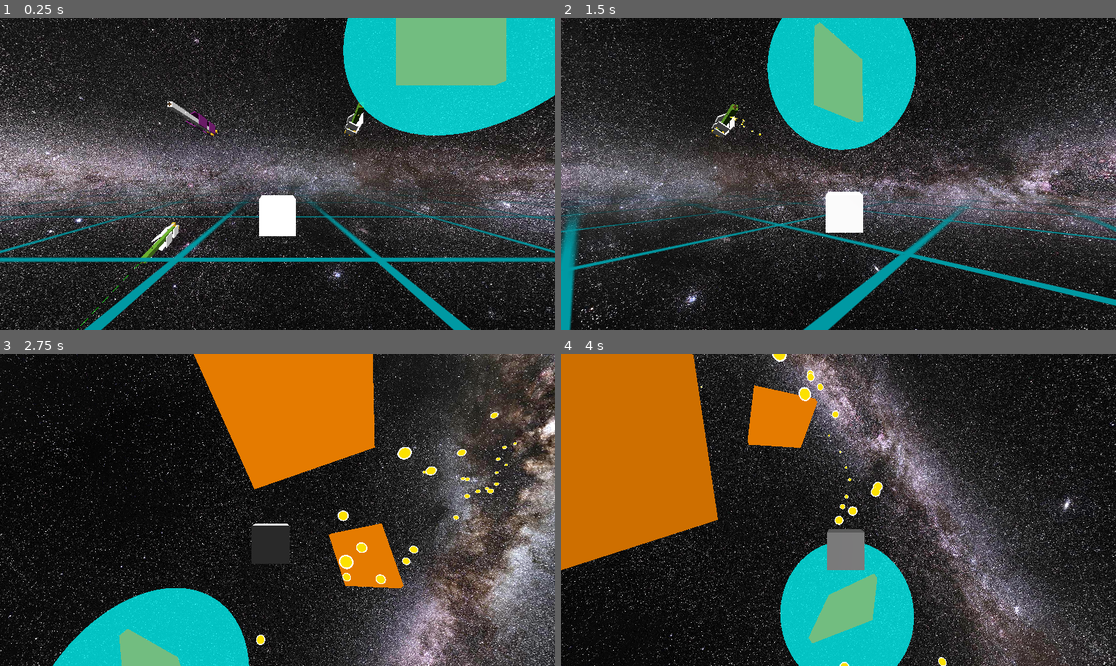
Above: before the commit, frames 1-4 (two rows, left to right).
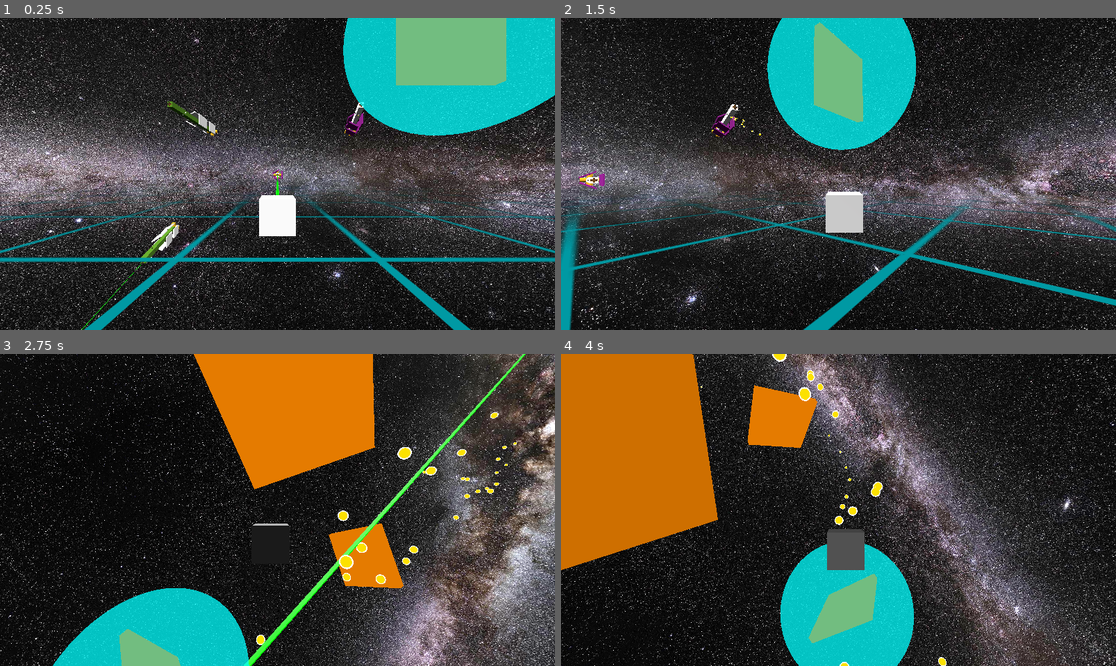
Above: after the commit, the same moments.

Repository: david-andrew/Aberration
Game: Godot game, scene res://world.tscn
The game is run twice, just before and just after one commit, with the same random seed, the same clock (stepped at 60 frames per second) and the same inputs.
Inputs:
- Up to frame 1 (0.25 s): no input
- Up to frame 2 (1.5 s): hold Right (right) 0.53-1.28 s; hold A (a) 0.53-1.28 s; tap D (d) at 0.8, 1.35 s; hold Down (down) from 1.28 s (still down)
- Up to frame 3 (2.75 s): tap E (e) at 1.55 s; release Down (down) at 2.03 s; hold Right (right) from 2.03 s (still down); hold E (e) from 2.03 s (still down); tap S (s) at 2.3 s
- Up to frame 4 (4 s): release Right (right) at 2.78 s; release E (e) at 2.78 s; hold Up (up) 2.78-3.53 s; tap S (s) at 2.85 s; tap Space (space) at 3.05 s; hold Left (left) from 3.53 s (still down); hold Space (space) from 3.53 s (still down); tap W (w) at 3.8 s

The runs differ from the first frame. In frame 1, 0.6% of the frame differs, in the area x 13-66%, y 26-100%; in frame 2, 1.2%, in the area x 3-55%, y 27-69%; in frame 3, 1.0%; in frame 4, 0.8%.

Commit message:
some cleanup

Diff:
--- a/TeamID.gd
+++ b/TeamID.gd
@@ -1,3 +1,4 @@
+@tool
 extends Node
 class_name TeamID
 
--- a/scenes/cannon_module.tscn
+++ b/scenes/cannon_module.tscn
@@ -1,7 +1,7 @@
 [gd_scene load_steps=11 format=3 uid="uid://krx06wutmib7"]
 
+[ext_resource type="Script" path="res://scripts/cannon_module.gd" id="1_2komf"]
 [ext_resource type="PackedScene" uid="uid://bwxo76t5hck46" path="res://scenes/health.tscn" id="1_gvrty"]
-[ext_resource type="Script" path="res://scenes/cannon_module.gd" id="1_hxdcm"]
 
 [sub_resource type="StandardMaterial3D" id="StandardMaterial3D_jaaag"]
 albedo_color = Color(0, 0, 0, 1)
@@ -32,7 +32,9 @@
 height = 100.0
 
 [node name="CannonModule" type="RigidBody3D"]
-script = ExtResource("1_hxdcm")
+max_contacts_reported = 10
+contact_monitor = true
+script = ExtResource("1_2komf")
 
 [node name="MeshInstance3D" type="MeshInstance3D" parent="."]
 mesh = SubResource("SphereMesh_67ye5")
--- a/scenes/large_ship.tscn
+++ b/scenes/large_ship.tscn
@@ -19,9 +19,10 @@
 material = SubResource("StandardMaterial3D_0ohm0")
 size = Vector3(4, 4, 100)
 
-[node name="LargeShipCore" type="RigidBody3D"]
-transform = Transform3D(1, 0, 0, 0, 1, 0, 0, 0, 1, 0, 0, 0)
+[node name="LargeShip" type="RigidBody3D"]
 mass = 100.0
+max_contacts_reported = 10
+contact_monitor = true
 script = ExtResource("1_7uk6x")
 
 [node name="CollisionShape3D" type="CollisionShape3D" parent="."]
@@ -34,60 +35,100 @@
 MAX_HEALTH = 200
 
 [node name="ArmorModule" parent="." instance=ExtResource("3_xr7yb")]
+max_contacts_reported = 10
+contact_monitor = true
 
 [node name="ArmorModule2" parent="." instance=ExtResource("3_xr7yb")]
 transform = Transform3D(0.5, -0.866025, 0, 0.866025, 0.5, 0, 0, 0, 1, -1.57418, -4.6682, 0)
+max_contacts_reported = 10
+contact_monitor = true
 
 [node name="ArmorModule3" parent="." instance=ExtResource("3_xr7yb")]
 transform = Transform3D(-0.5, -0.866025, 0, 0.866025, -0.5, 0, 0, 0, 1, -2.07912, 4.28951, 0)
+max_contacts_reported = 10
+contact_monitor = true
 
 [node name="ArmorModule4" parent="." instance=ExtResource("3_xr7yb")]
 transform = Transform3D(1, 0, 0, 0, 1, 0, 0, 0, 1, 6.1257, 0, -30)
+max_contacts_reported = 10
+contact_monitor = true
 
 [node name="ArmorModule5" parent="." instance=ExtResource("3_xr7yb")]
 transform = Transform3D(0.5, -0.866025, 0, 0.866025, 0.5, 0, 0, 0, 1, -1.57418, -4.6682, -30)
+max_contacts_reported = 10
+contact_monitor = true
 
 [node name="ArmorModule6" parent="." instance=ExtResource("3_xr7yb")]
 transform = Transform3D(-0.5, -0.866025, 0, 0.866025, -0.5, 0, 0, 0, 1, -2.07912, 4.28951, -30)
+max_contacts_reported = 10
+contact_monitor = true
 
 [node name="PowerModule" parent="." instance=ExtResource("4_fs17n")]
 transform = Transform3D(1, 0, 0, 0, 1, 0, 0, 0, 1, 0, 4, -48)
+max_contacts_reported = 10
+contact_monitor = true
 
 [node name="PowerModule5" parent="." instance=ExtResource("4_fs17n")]
 transform = Transform3D(1, 0, 0, 0, -4.37114e-08, 1, 0, -1, -4.37114e-08, 0, 0, -52)
+max_contacts_reported = 10
+contact_monitor = true
 
 [node name="PowerModule2" parent="." instance=ExtResource("4_fs17n")]
 transform = Transform3D(-4.37114e-08, 1, 0, -1, -4.37114e-08, 0, 0, 0, 1, 4, -0.19928, -48.0294)
+max_contacts_reported = 10
+contact_monitor = true
 
 [node name="PowerModule3" parent="." instance=ExtResource("4_fs17n")]
 transform = Transform3D(-4.37114e-08, 1, 0, -1, -4.37114e-08, 0, 0, 0, 1, -4, -0.19928, -48.0294)
+max_contacts_reported = 10
+contact_monitor = true
 
 [node name="PowerModule4" parent="." instance=ExtResource("4_fs17n")]
 transform = Transform3D(1, 0, 0, 0, 1, 0, 0, 0, 1, 0, -3.19928, -48.0294)
+max_contacts_reported = 10
+contact_monitor = true
 
 [node name="LaserModule" parent="." instance=ExtResource("5_4k6wk")]
 transform = Transform3D(1, 0, 0, 0, 1, 0, 0, 0, 1, 0, 0, 50)
+max_contacts_reported = 10
+contact_monitor = true
 
 [node name="LaserModule2" parent="." instance=ExtResource("5_4k6wk")]
 transform = Transform3D(1, 0, 0, 0, 1, 0, 0, 0, 1, -1, 0, 50)
+max_contacts_reported = 10
+contact_monitor = true
 
 [node name="LaserModule3" parent="." instance=ExtResource("5_4k6wk")]
 transform = Transform3D(1, 0, 0, 0, 1, 0, 0, 0, 1, 1, 0, 50)
+max_contacts_reported = 10
+contact_monitor = true
 
 [node name="LaserModule4" parent="." instance=ExtResource("5_4k6wk")]
 transform = Transform3D(1, 0, 0, 0, 1, 0, 0, 0, 1, 0, 1, 50)
+max_contacts_reported = 10
+contact_monitor = true
 
 [node name="LaserModule5" parent="." instance=ExtResource("5_4k6wk")]
 transform = Transform3D(1, 0, 0, 0, 1, 0, 0, 0, 1, 0, -1, 50)
+max_contacts_reported = 10
+contact_monitor = true
 
 [node name="CannonModule" parent="." instance=ExtResource("6_yv72x")]
 transform = Transform3D(-4.37114e-08, 0, -1, 0, 1, 0, 1, 0, -4.37114e-08, 2, 0, 29.0368)
+max_contacts_reported = 10
+contact_monitor = true
 
 [node name="CannonModule2" parent="." instance=ExtResource("6_yv72x")]
 transform = Transform3D(1, 0, 0, 0, -4.37114e-08, -1, 0, 1, -4.37114e-08, 0, 2, 29)
+max_contacts_reported = 10
+contact_monitor = true
 
 [node name="CannonModule3" parent="." instance=ExtResource("6_yv72x")]
 transform = Transform3D(2.98023e-08, 4.37114e-08, 1, 1, -8.88178e-16, -2.98023e-08, 0, 1, -4.37114e-08, -2, 0, 29)
+max_contacts_reported = 10
+contact_monitor = true
 
 [node name="CannonModule4" parent="." instance=ExtResource("6_yv72x")]
 transform = Transform3D(-1, -1.02251e-15, -1.39091e-08, -1.39091e-08, 4.37114e-08, 1, 0, 1, -4.37114e-08, 0, -2, 29)
+max_contacts_reported = 10
+contact_monitor = true
--- a/scripts/Health.gd
+++ b/scripts/Health.gd
@@ -1,3 +1,4 @@
+@tool
 extends Node
 class_name Health
 
--- a/scenes/cannon_module.gd
+++ b/scripts/cannon_module.gd
@@ -95,7 +95,6 @@
 
 func shoot_bullet():
 	if Time.get_ticks_msec() - last_shot_time > (1000 / SHOOT_FREQUENCY):
-		print('shooting at player ', Time.get_ticks_msec())
 		var bullet = BULLET.instantiate()
 		GameMaster.current_scene.add_child(bullet)
 		bullet.global_basis = global_basis
--- a/world.tscn
+++ b/world.tscn
@@ -15,7 +15,6 @@
 [sub_resource type="BoxShape3D" id="BoxShape3D_278ud"]
 
 [sub_resource type="StandardMaterial3D" id="StandardMaterial3D_t4b5v"]
-albedo_color = Color(0.858824, 0.705882, 0, 1)
 
 [sub_resource type="BoxMesh" id="BoxMesh_l6wpm"]
 material = SubResource("StandardMaterial3D_t4b5v")
@@ -67,7 +66,14 @@
 [node name="TeamID" parent="LargeShip3" instance=ExtResource("6_pbg1v")]
 team = 0
 
+[node name="LargeShip4" parent="." instance=ExtResource("1_h85ca")]
+transform = Transform3D(1, 0, 0, 0, 1, 0, 0, 0, 1, 0, 0, -259.332)
+
+[node name="TeamID" parent="LargeShip4" instance=ExtResource("6_pbg1v")]
+
 [node name="Player" type="RigidBody3D" parent="."]
+max_contacts_reported = 10
+contact_monitor = true
 angular_damp = 1.0
 script = ExtResource("1_dojcp")
 
@@ -114,8 +120,12 @@
 
 [node name="NewTestObstacle2" parent="." instance=ExtResource("7_6bovt")]
 transform = Transform3D(1, 0, 0, 0, 1, 0, 0, 0, 1, 17, 15.1525, -14.0386)
+max_contacts_reported = 10
+contact_monitor = true
 
 [node name="Shield" parent="NewTestObstacle2" instance=ExtResource("9_ria2g")]
+max_contacts_reported = 10
+contact_monitor = true
 
 [node name="Generic6DOFJoint3D" type="Generic6DOFJoint3D" parent="NewTestObstacle2"]
 node_a = NodePath("..")
@@ -123,6 +133,10 @@
 
 [node name="NewTestObstacle3" parent="." instance=ExtResource("7_6bovt")]
 transform = Transform3D(1, 0, 0, 0, 0.547446, 0.836841, 0, -0.836841, 0.547446, -4.29016, 7.57625, 8.46046)
+max_contacts_reported = 10
+contact_monitor = true
 
 [node name="NewTestObstacle4" parent="." instance=ExtResource("7_6bovt")]
 transform = Transform3D(-0.464326, -0.754404, -0.463978, -0.843392, 0.536549, -0.0283761, 0.270354, 0.37814, -0.885392, 23.9953, 9.93048, 17.2644)
+max_contacts_reported = 10
+contact_monitor = true
Not shown: 1 places in world.tscn that only renumber resources
